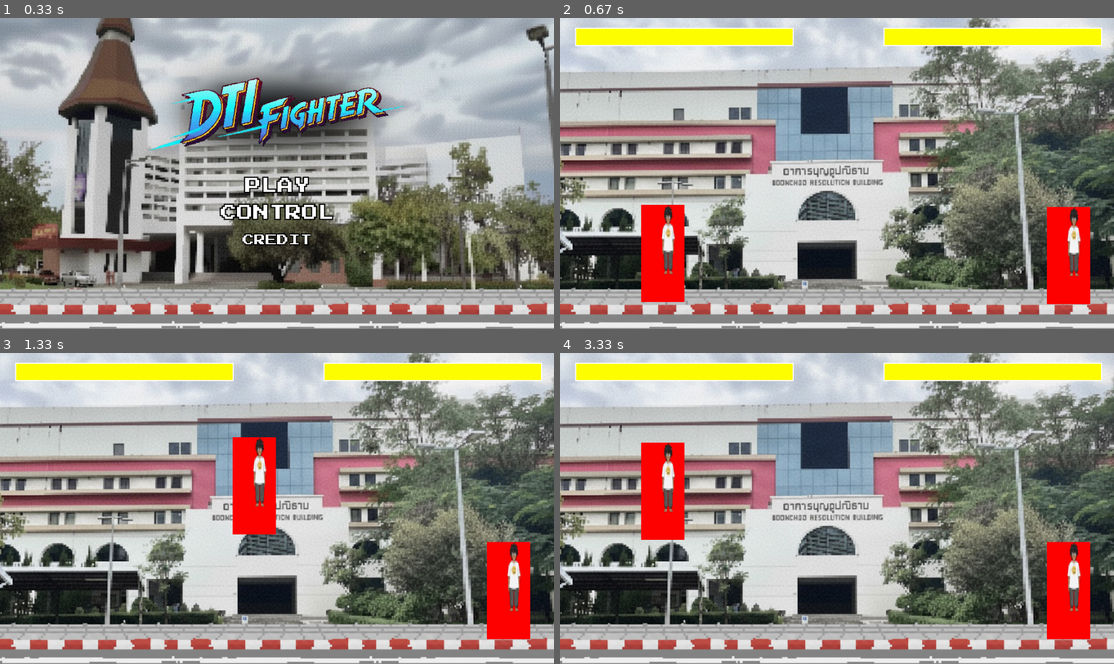
Above: before the commit, frames 1-4 (two rows, left to right).
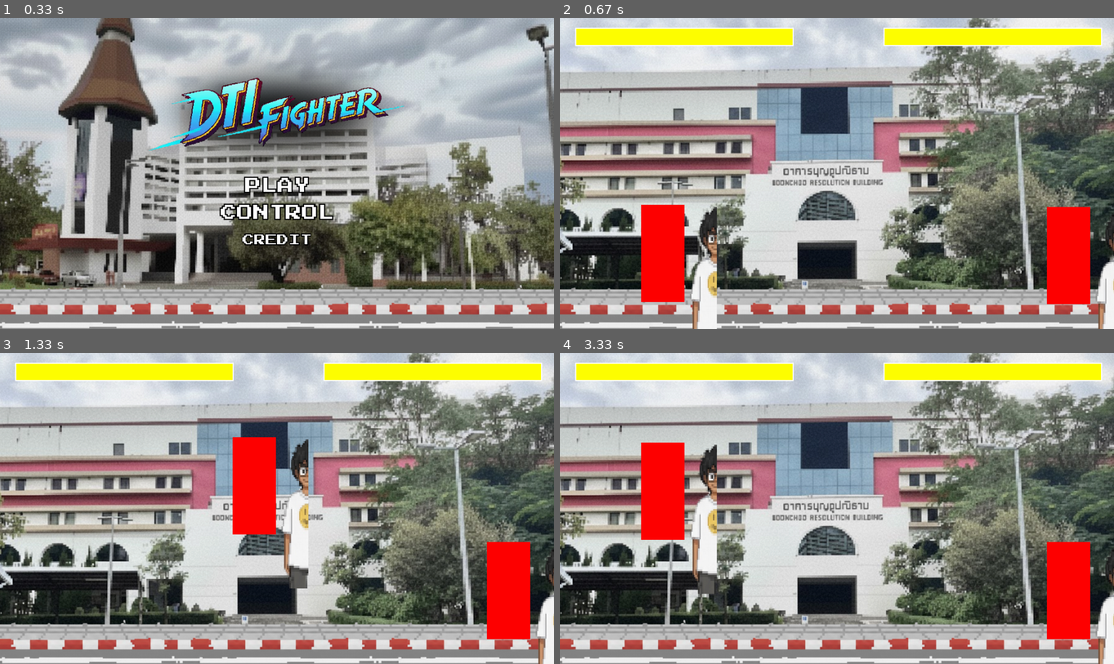
Above: after the commit, the same moments.

Repository: Blacxs23/5TuaSureJing-Python-Game-Project
Game: pygame game, started from New-game/Menu.py
Same seed, same stepped clock (60 frames per second), same inputs: the game is played once before the commit and once after it.
Inputs (mouse positions are in pixels of both pictures, inside the frame that each line leads up to):
- Up to frame 1 (0.33 s): no input
- Up to frame 2 (0.67 s): click (837, 185) at 0.38 s
- Up to frame 3 (1.33 s): hold D 0.67-1.13 s; move the mouse to (254, 520) at 0.7 s; hold W from 1.17 s (still down)
- Up to frame 4 (3.33 s): release W at 1.47 s; hold D 1.5-1.97 s; hold A 2-2.53 s; hold A 2.57-2.97 s; hold W from 3 s (still down)

Frame 1 is identical in both runs. In frame 2, 2.7% of the frame differs, in the area x 18-100%, y 60-100%; in frame 3, 2.6%; in frame 4, 2.9%, in the area x 18-100%, y 28-100%.

Commit message:
change asset (punya)

Diff:
--- a/New-game/Character.py
+++ b/New-game/Character.py
@@ -36,7 +36,7 @@
                     continue
 
                 temp_img = sprite_sheet.subsurface(rect_x, rect_y, self.size, self.size)
-                temp_img = pygame.transform.scale(temp_img, (100, 200))  # หรือขนาดที่ต้องการ
+                temp_img = pygame.transform.scale(temp_img, (200, 280))  # หรือขนาดที่ต้องการ
                 temp_img_list.append(temp_img)
             animation_list.append(temp_img_list)
 
--- a/New-game/Main.py
+++ b/New-game/Main.py
@@ -27,12 +27,12 @@
 
     # define fighter variables
     PUNYA_SIZE = 80
-    PUNYA_SCALE = 1
-    PUNYA_OFFSET = [0,0]
+    PUNYA_SCALE = 2
+    PUNYA_OFFSET = [30,0]
     PUNYA_DATA = [PUNYA_SIZE,PUNYA_SCALE,PUNYA_OFFSET]
     TU_MAN_SIZE = 80
-    TU_MAN_SCALE = 1
-    TU_MAN_OFFSET = [0,0]
+    TU_MAN_SCALE = 2
+    TU_MAN_OFFSET = [30,0]
     TU_MAN_DATA = [TU_MAN_SIZE,TU_MAN_SCALE,TU_MAN_OFFSET]
 
     #import background image
Binary file changed: New-game/asset/character/punya/punya_attack.png
Binary file changed: New-game/asset/character/punya/punya_death.png
Binary file changed: New-game/asset/character/punya/punya_idel.png
Binary file changed: New-game/asset/character/punya/punya_jump.png
Binary file changed: New-game/asset/character/punya/punya_run.png
Binary file changed: New-game/asset/character/punya/punya_take hit.png
